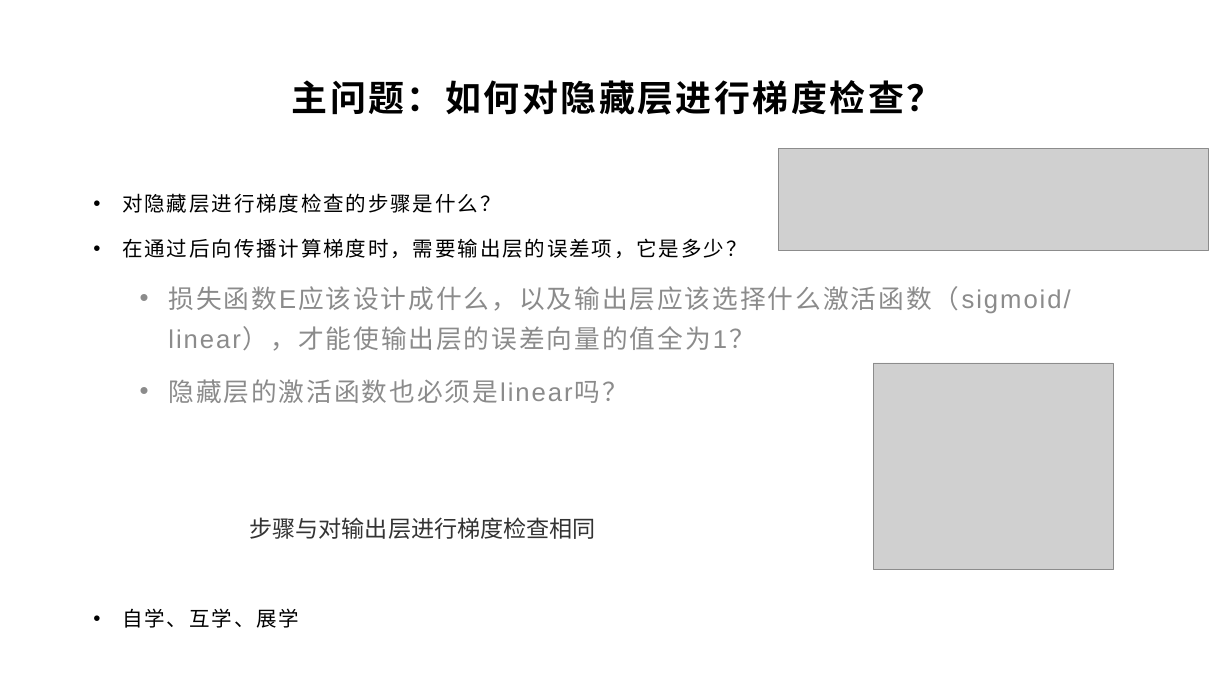
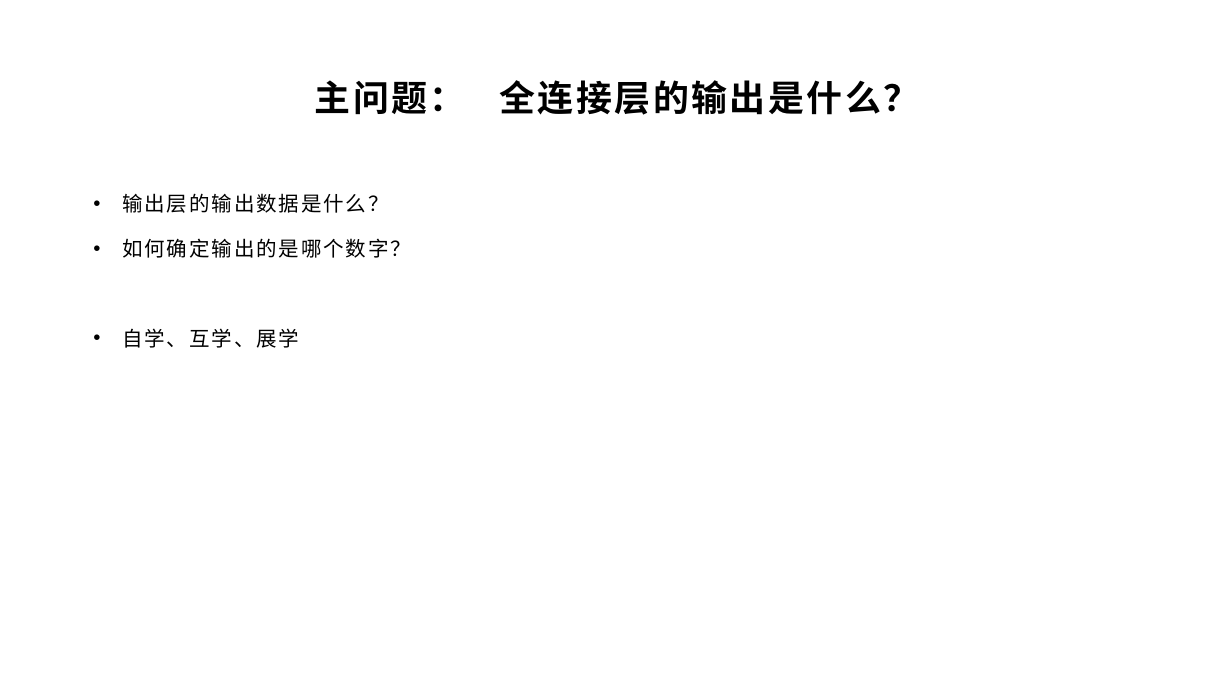
Before and after one commit to yyc-git/DeepLearningEdu, a slide deck: slide 9 of lessons/5_handwriting_by_linear_layer/ppt/用全连接层识别手写数字.pptx (slide 19 before the commit). Drawn at 1232x693 pixels with LibreOffice and Linux fonts; fonts in the diff are those of the drawing; grey boxes stand for pictures; background and template pictures are left out. Boxes give left, top, right and bottom in pixels: in the first picture for what was removed or moved away, otherwise in the second. Text is boxed around its words. In the diff, an @@ line names an element or a change of style, - is before the commit and + after.

Commit message:
feat(5_handwriting_by_linear_layer): update ppt

```diff
--- a/lessons/5_handwriting_by_linear_layer/ppt/用全连接层识别手写数字.pptx
+++ b/lessons/5_handwriting_by_linear_layer/ppt/用全连接层识别手写数字.pptx
@@ title at [315,80,919,115]: text changed @@
-主问题：如何对隐藏层进行梯度检查？
+主问题： 全连接层的输出是什么？
@@ picture removed at [778,149,1208,250] @@
@@ text at [122,193,411,258]: text changed; size 20 to 16 pt; text colour #8C8C8C to #000000 @@
-• 对隐藏层进行梯度检查的步骤是什么？
-• 在通过后向传播计算梯度时，需要输出层的误差项，它是多少？
-  • 损失函数E应该设计成什么，以及输出层应该选择什么激活函数（sigmoid/linear），才能使输出层的误差向量的值全为1？
-  • 隐藏层的激活函数也必须是linear吗？
+• 输出层的输出数据是什么？
+• 如何确定输出的是哪个数字？
@@ picture removed at [873,363,1114,570] @@
@@ text removed at [249,517,595,539] @@
-步骤与对输出层进行梯度检查相同
```
Also in this commit, not shown: 15 other slides changed, 10 slides added, 7 slides removed.
